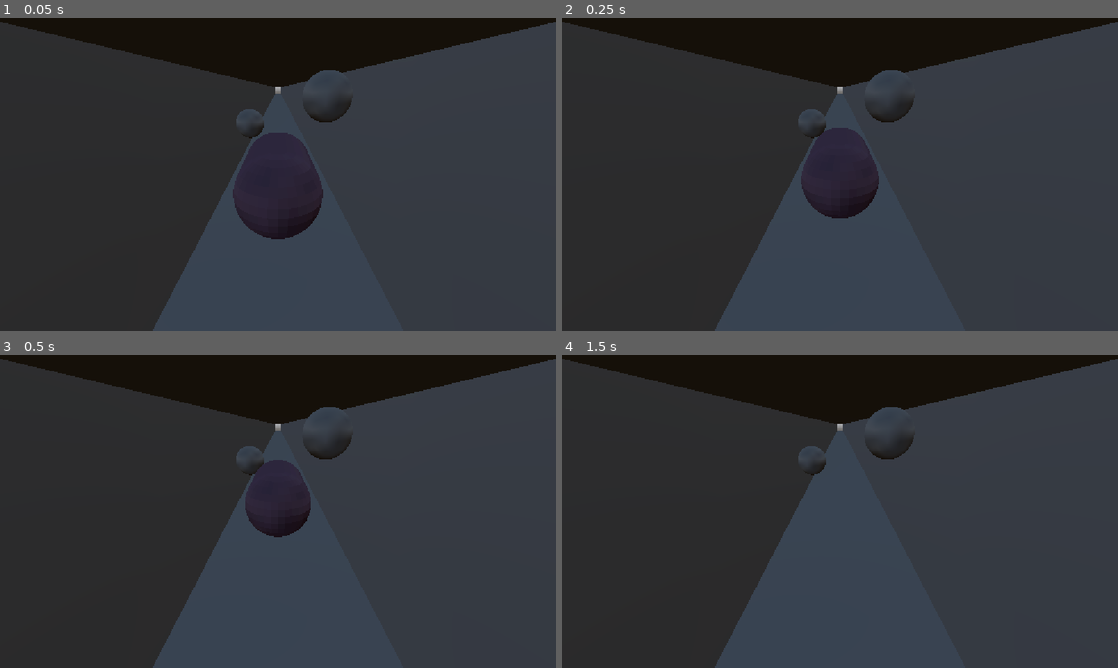
Above: before the commit, frames 1-4 (two rows, left to right).
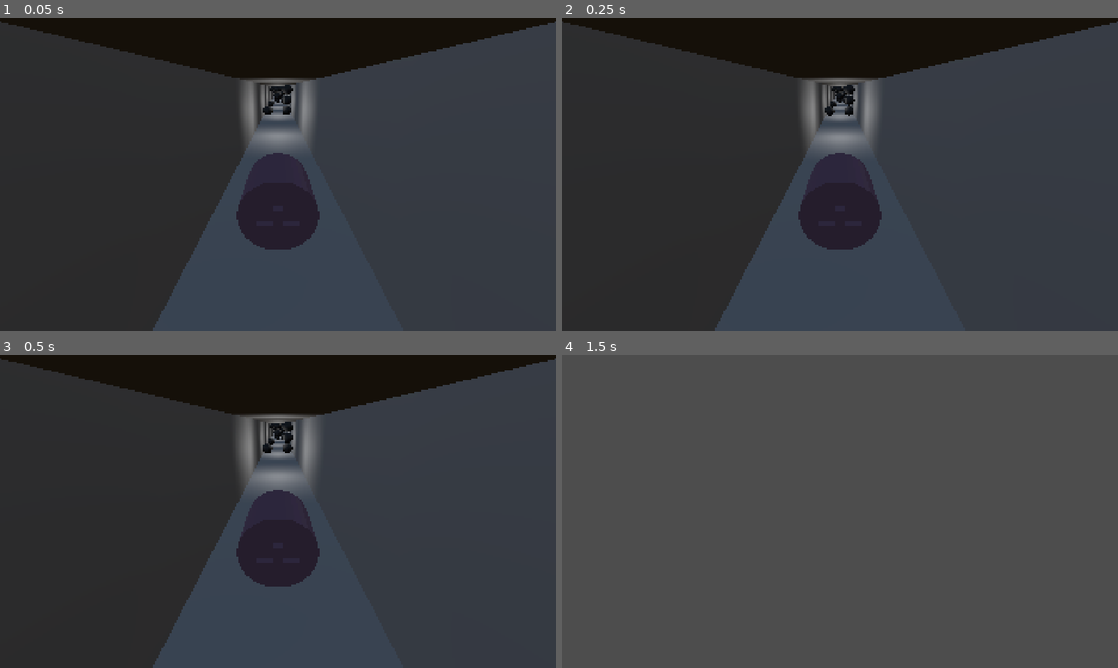
Above: after the commit, the same moments.

Repository: yunusey/submarine-runner
Game: Godot game, scene res://Main.tscn
Two runs of this game, one before a commit and one after it. Both use one fixed random seed, a clock stepped at 60 frames per second and the inputs below.
Inputs:
- Up to frame 1 (0.05 s): no input
- Up to frame 2 (0.25 s): no input
- Up to frame 3 (0.5 s): no input
- Up to frame 4 (1.5 s): hold D (move_right) 0.53-1.28 s; tap Enter at 1.25 s; hold S (move_down) from 1.28 s (still down)

The runs differ from the first frame. In frame 1, 4.2% of the frame differs, in the area x 0-100%, y 1-100%; in frame 2, 5.1%; in frame 3, 6.0%; in frame 4, 48%, in the area x 0-100%, y 0-100%.

Commit message:
Randomly instantiate objects along the tunnel in map and add temporary obtacle effects
Week 1 wrapped up!

Diff:
--- a/Main.tscn
+++ b/Main.tscn
@@ -23,6 +23,7 @@
 [node name="Map" parent="." unique_id=2060229778 instance=ExtResource("1_uu6xs")]
 
 [node name="Player" parent="." unique_id=1329401847 instance=ExtResource("1_glv2v")]
+transform = Transform3D(1, 0, 0, 0, 1, 0, 0, 0, 1, 1.5, 1.5, 0)
 
-[node name="Camera3D" type="Camera3D" parent="." unique_id=596314887]
+[node name="Camera3D" type="Camera3D" parent="Player" unique_id=596314887]
 transform = Transform3D(1, 0, 0, 0, 0.92069334, 0.39028683, 0, -0.39028683, 0.92069334, 0, 1.1704329, 2.4597282)
--- /dev/null
+++ b/Map/Map.gd
@@ -0,0 +1,40 @@
+extends Node3D
+
+var obstacle_scene = preload("res://Obstacle/Obstacle.tscn")
+
+const SEGMENT_LENGTH = 10
+const PADDING = 20
+var POSITIONS = [
+	Vector2(0, 0), Vector2(0, 1), Vector2(0, 2),
+	Vector2(1, 0), Vector2(1, 1), Vector2(1, 2),
+	Vector2(2, 0), Vector2(2, 1), Vector2(2, 2),
+]
+const NUM_OBSTACLES = 4
+
+# Called when the node enters the scene tree for the first time.
+func _ready() -> void:
+	var length = $Tunnel.scale.z
+	var size = $Tunnel.scale.x / 3
+	var num_segments = (length - PADDING) / SEGMENT_LENGTH
+	for i in range(num_segments):
+		var z_pos = PADDING + i * SEGMENT_LENGTH
+		POSITIONS.shuffle()
+		for j in range(NUM_OBSTACLES):
+			var local_pos = POSITIONS[j]
+			var global_pos = size * local_pos + Vector2(size / 2, size / 2)
+			var obstacle = obstacle_scene.instantiate()
+			obstacle.position = Vector3(global_pos.x, global_pos.y, -z_pos)
+			$Obstacles.add_child(obstacle)
+
+		var light = OmniLight3D.new()
+		light.position = Vector3(
+			$Tunnel.scale.x / 2,
+			$Tunnel.scale.y / 2,
+			-z_pos + PADDING / 2
+		)
+		$Lights.add_child(light)
+
+
+# Called every frame. 'delta' is the elapsed time since the previous frame.
+func _process(delta: float) -> void:
+	pass
--- a/Map/Map.tscn
+++ b/Map/Map.tscn
@@ -1,15 +1,14 @@
 [gd_scene format=3 uid="uid://c5ymabbxb5m5m"]
 
 [ext_resource type="PackedScene" uid="uid://cpaijovdikbsv" path="res://Tunnel/Tunnel.tscn" id="1_7s3fs"]
-[ext_resource type="PackedScene" uid="uid://bats3iu1rc3pt" path="res://Obstacle/Obstacle.tscn" id="2_2623n"]
+[ext_resource type="Script" uid="uid://ckq7apn1uelmb" path="res://Map/Map.gd" id="1_2623n"]
 
 [node name="Map" type="Node3D" unique_id=2060229778]
+script = ExtResource("1_2623n")
 
 [node name="Tunnel" parent="." unique_id=243275246 instance=ExtResource("1_7s3fs")]
-transform = Transform3D(3, 0, 0, 0, 3, 0, 0, 0, 100, 0, 0, -48)
+transform = Transform3D(3, 0, 0, 0, 3, 0, 0, 0, 100, 1.5, 1.5, -48)
 
-[node name="Obstacle" parent="." unique_id=2055258666 instance=ExtResource("2_2623n")]
-transform = Transform3D(1, 0, 0, 0, 1, 0, 0, 0, 1, 1, 1, -2)
+[node name="Obstacles" type="Node3D" parent="." unique_id=1542294026]
 
-[node name="Obstacle2" parent="." unique_id=1793719633 instance=ExtResource("2_2623n")]
-transform = Transform3D(1, 0, 0, 0, 1, 0, 0, 0, 1, -1, 0, -5)
+[node name="Lights" type="Node3D" parent="." unique_id=579858152]
--- a/Obstacle/Obstacle.tscn
+++ b/Obstacle/Obstacle.tscn
@@ -1,6 +1,92 @@
 [gd_scene format=3 uid="uid://bats3iu1rc3pt"]
 
 [ext_resource type="Script" uid="uid://bhpjmhhy8trxy" path="res://Obstacle/Obstacle.gd" id="1_enm7a"]
+
+[sub_resource type="Shader" id="Shader_enm7a"]
+code = "// NOTE: Shader automatically converted from Godot Engine 4.7.1.stable's StandardMaterial3D.
+
+shader_type spatial;
+render_mode blend_mix, depth_draw_opaque, cull_back, diffuse_burley, specular_schlick_ggx;
+
+uniform vec4 albedo : source_color;
+uniform sampler2D texture_albedo : source_color, filter_linear_mipmap, repeat_enable;
+uniform ivec2 albedo_texture_size;
+uniform float point_size : hint_range(0.1, 128.0, 0.1);
+
+uniform float roughness : hint_range(0.0, 1.0);
+uniform sampler2D texture_metallic : hint_default_white, filter_linear_mipmap, repeat_enable;
+uniform vec4 metallic_texture_channel;
+uniform sampler2D texture_roughness : hint_roughness_r, filter_linear_mipmap, repeat_enable;
+
+uniform float specular : hint_range(0.0, 1.0, 0.01);
+uniform float metallic : hint_range(0.0, 1.0, 0.01);
+
+uniform vec3 uv1_scale;
+uniform vec3 uv1_offset;
+uniform vec3 uv2_scale;
+uniform vec3 uv2_offset;
+
+float hash(vec2 p) {
+  return fract(sin(dot(p * 17.17, vec2(14.91, 67.31))) * 4791.9511);
+}
+
+float noise(vec2 x) {
+  vec2 p = floor(x);
+  vec2 f = fract(x);
+  f = f * f * (3.0 - 2.0 * f);
+  vec2 a = vec2(1.0, 0.0);
+  return mix(mix(hash(p + a.yy), hash(p + a.xy), f.x),
+         mix(hash(p + a.yx), hash(p + a.xx), f.x), f.y);
+}
+
+float fbm(vec2 x) {
+  float height = 0.0;
+  float amplitude = 0.5;
+  float frequency = 3.0;
+  for (int i = 0; i < 6; i++){
+    height += noise(x * frequency) * amplitude;
+    amplitude *= 0.5;
+    frequency *= 2.0;
+  }
+  return height;
+}
+
+void vertex() {
+	UV = UV * uv1_scale.xy + uv1_offset.xy;
+	float height = fbm(VERTEX.xz + TIME * .4);
+	VERTEX = VERTEX + NORMAL * height * .2;
+}
+
+void fragment() {
+	vec2 base_uv = UV;
+
+	vec4 albedo_tex = texture(texture_albedo, base_uv);
+	ALBEDO = albedo.rgb * albedo_tex.rgb;
+
+	float metallic_tex = dot(texture(texture_metallic, base_uv), metallic_texture_channel);
+	METALLIC = metallic_tex * metallic;
+	SPECULAR = specular;
+
+	vec4 roughness_texture_channel = vec4(1.0, 0.0, 0.0, 0.0);
+	float roughness_tex = dot(texture(texture_roughness, base_uv), roughness_texture_channel);
+	ROUGHNESS = roughness_tex * roughness;
+}
+"
+
+[sub_resource type="ShaderMaterial" id="ShaderMaterial_5iw37"]
+render_priority = 0
+shader = SubResource("Shader_enm7a")
+shader_parameter/albedo = Color(0.25918004, 0.25918007, 0.25917995, 1)
+shader_parameter/albedo_texture_size = Vector2i(0, 0)
+shader_parameter/point_size = 1.0
+shader_parameter/roughness = 0.0
+shader_parameter/metallic_texture_channel = Vector4(1, 0, 0, 0)
+shader_parameter/specular = 0.0
+shader_parameter/metallic = 0.0
+shader_parameter/uv1_scale = Vector3(1, 1, 1)
+shader_parameter/uv1_offset = Vector3(0, 0, 0)
+shader_parameter/uv2_scale = Vector3(1, 1, 1)
+shader_parameter/uv2_offset = Vector3(0, 0, 0)
 
 [sub_resource type="SphereMesh" id="SphereMesh_e4dgc"]
 
@@ -11,6 +97,7 @@
 script = ExtResource("1_enm7a")
 
 [node name="MeshInstance3D" type="MeshInstance3D" parent="." unique_id=1863672046]
+material_override = SubResource("ShaderMaterial_5iw37")
 mesh = SubResource("SphereMesh_e4dgc")
 
 [node name="CollisionShape3D" type="CollisionShape3D" parent="." unique_id=704004712]
--- a/Player/Player.tscn
+++ b/Player/Player.tscn
@@ -4,9 +4,11 @@
 [ext_resource type="ArrayMesh" uid="uid://cj5krgmdjllan" path="res://Models/Submarine.glb" id="2_q3lat"]
 
 [sub_resource type="CylinderShape3D" id="CylinderShape3D_q3lat"]
-height = 1.2419434
+height = 0.78746873
+radius = 0.389
 
 [sub_resource type="SphereShape3D" id="SphereShape3D_tok1r"]
+radius = 0.37
 
 [sub_resource type="StandardMaterial3D" id="StandardMaterial3D_e4dgc"]
 albedo_color = Color(0.45963395, 0.34928402, 0.43526587, 1)
@@ -15,14 +17,14 @@
 script = ExtResource("1_3qydi")
 
 [node name="CollisionShape3D" type="CollisionShape3D" parent="." unique_id=683281144]
-transform = Transform3D(1, 0, 0, 0, -4.371139e-08, -1, 0, 1, -4.371139e-08, 0, 4.754254e-09, -0.06645626)
+transform = Transform3D(1, 0, 0, 0, -4.371139e-08, -1, 0, 1, -4.371139e-08, 0, 6.5392487e-09, 0.39373648)
 shape = SubResource("CylinderShape3D_q3lat")
 
 [node name="CollisionShape3D2" type="CollisionShape3D" parent="." unique_id=1649275736]
-transform = Transform3D(1, 0, 0, 0, -4.371139e-08, -1, 0, 1, -4.371139e-08, 0, 4.754254e-09, 0.4054253)
+transform = Transform3D(1, 0, 0, 0, -4.371139e-08, -1, 0, 1, -4.371139e-08, 0, 4.754254e-09, -0.027203858)
 shape = SubResource("SphereShape3D_tok1r")
 
 [node name="MeshInstance3D" type="MeshInstance3D" parent="." unique_id=1764360541]
-transform = Transform3D(-2.3167035e-08, 0, -0.53, 0, 0.53, 0, 0.53, 0, -2.3167035e-08, 0, 0, 0.37687403)
+transform = Transform3D(-1.7484556e-08, 0, 0.4, 0, 0.4, 0, -0.4, 0, -1.7484556e-08, 0, 0, 0)
 material_override = SubResource("StandardMaterial3D_e4dgc")
 mesh = ExtResource("2_q3lat")
--- a/project.godot
+++ b/project.godot
@@ -17,8 +17,15 @@
 
 [display]
 
+window/size/viewport_width=1920
+window/size/viewport_height=1080
 window/stretch/mode="canvas_items"
 window/stretch/aspect="expand"
+
+[editor]
+
+movie_writer/movie_file="/home/yunusey/Documents/Project Documents/Submarine Runner/obstacle-preview/obstacle-preview-shader.png"
+movie_writer/fps=30
 
 [filesystem]
 
Not shown, added: Map/Map.gd.uid
